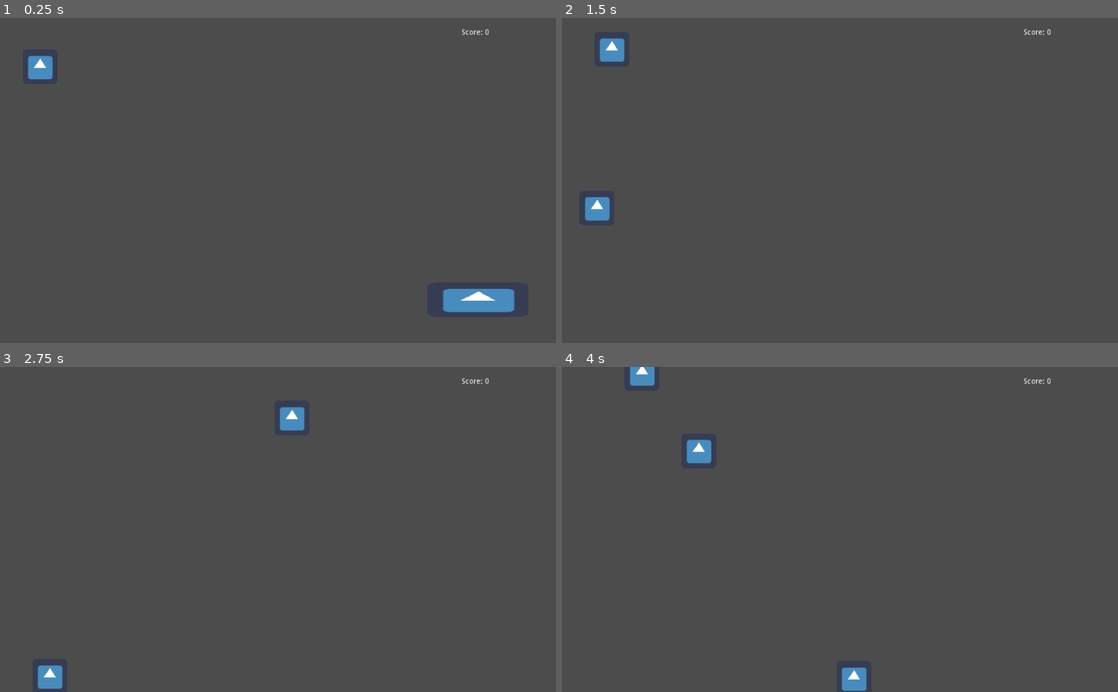
Above: before the commit, frames 1-4 (two rows, left to right).
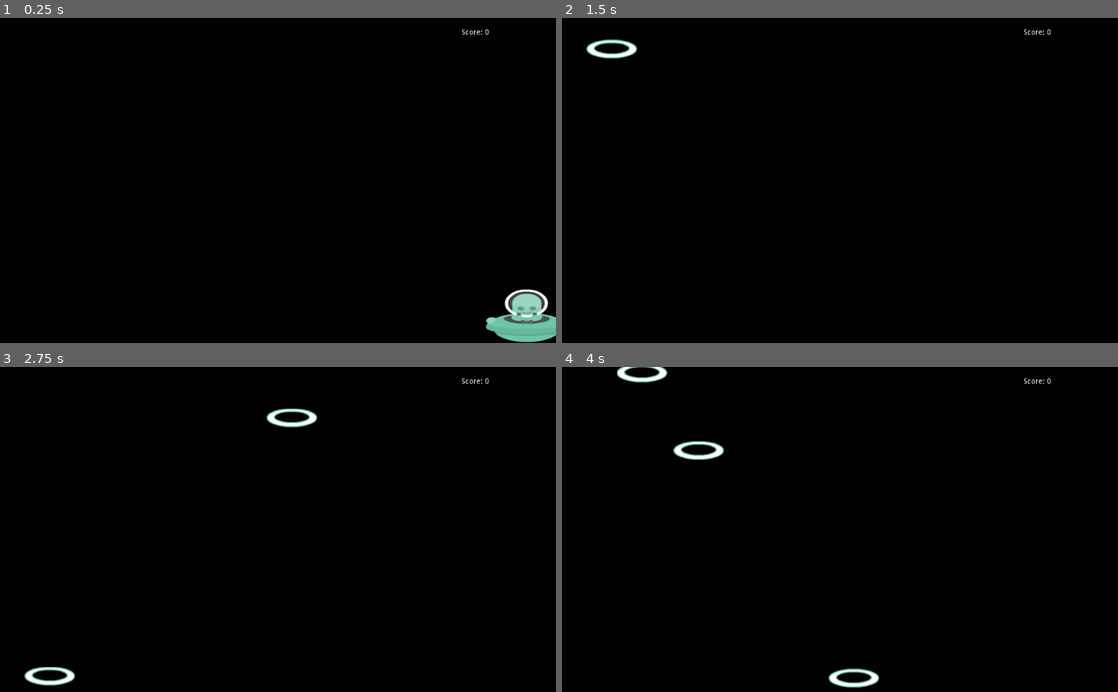
Above: after the commit, the same moments.

Repository: keith-kenny/basket-case
Game: Godot game, scene res://Game.tscn
Two runs of this game, one before a commit and one after it. Both use one fixed random seed, a clock stepped at 60 frames per second and the inputs below. The project has no main scene, so this scene is started directly. The engine's default icon, where the game draws it, is replaced by a stand-in: a white triangle on a blue panel in a dark square.
Inputs:
- Up to frame 1 (0.25 s): no input
- Up to frame 2 (1.5 s): hold D (right) 0.53-1.28 s; hold A (left) from 1.28 s (still down)
- Up to frame 3 (2.75 s): release A (left) at 2.03 s; hold D (right) from 2.03 s (still down)
- Up to frame 4 (4 s): release D (right) at 3.53 s; hold A (left) from 3.53 s (still down)

The runs differ from the first frame. In frame 1, 100% of the frame differs, in the area x 0-100%, y 0-100%; in frame 2, 100%; in frame 3, 100%; in frame 4, 100%.

Commit message:
Added art assets (thanks Kenney)

Diff:
--- a/Basket.gd
+++ b/Basket.gd
@@ -10,9 +10,6 @@
 # Called when the node enters the scene tree for the first time.
 func _ready():
 	screen_size = get_viewport_rect().size
-	var dropper = test_dropper.instance()
-	dropper.position = Vector2(100,100)
-	add_child(dropper)
 
 func get_input():
 	velocity = Vector2()
--- a/Basket.tscn
+++ b/Basket.tscn
@@ -1,14 +1,14 @@
 [gd_scene load_steps=5 format=2]
 
-[ext_resource path="res://icon.png" type="Texture" id=1]
+[ext_resource path="res://art/shipGreen_manned.png" type="Texture" id=1]
 [ext_resource path="res://Basket.gd" type="Script" id=2]
 [ext_resource path="res://Dropper.tscn" type="PackedScene" id=3]
 
 [sub_resource type="RectangleShape2D" id=1]
-extents = Vector2( 82.2089, 5.49057 )
+extents = Vector2( 66.1942, 21.5407 )
 
 [node name="Basket" type="Area2D"]
-position = Vector2( -20, -19 )
+position = Vector2( 17, -13 )
 scale = Vector2( 0.936638, 0.998113 )
 script = ExtResource( 2 )
 __meta__ = {
@@ -17,13 +17,13 @@
 test_dropper = ExtResource( 3 )
 
 [node name="CollisionShape2D" type="CollisionShape2D" parent="."]
-position = Vector2( 963.019, 514.491 )
+position = Vector2( 1018.54, 532.505 )
 scale = Vector2( 1, 1 )
 shape = SubResource( 1 )
 
 [node name="Sprite" type="Sprite" parent="."]
-position = Vector2( 961, 540 )
-scale = Vector2( 3.1022, 1 )
+position = Vector2( 1017.74, 563.905 )
+scale = Vector2( 1.29581, 0.795667 )
 texture = ExtResource( 1 )
 
 [connection signal="body_entered" from="." to="." method="_on_Basket_body_entered"]
--- a/Dropper.tscn
+++ b/Dropper.tscn
@@ -1,6 +1,6 @@
 [gd_scene load_steps=4 format=2]
 
-[ext_resource path="res://icon.png" type="Texture" id=1]
+[ext_resource path="res://art/laserGreen3.png" type="Texture" id=1]
 [ext_resource path="res://Dropper.gd" type="Script" id=2]
 
 [sub_resource type="RectangleShape2D" id=1]
--- a/project.godot
+++ b/project.godot
@@ -35,4 +35,5 @@
 quality/driver/driver_name="GLES2"
 vram_compression/import_etc=true
 vram_compression/import_etc2=false
+environment/default_clear_color=Color( 0, 0, 0, 1 )
 environment/default_environment="res://default_env.tres"
Binary file added: art/laserGreen3.png
Not shown, added: art/laserGreen3.png.import
Binary file added: art/shipGreen_manned.png
Not shown, added: art/shipGreen_manned.png.import
